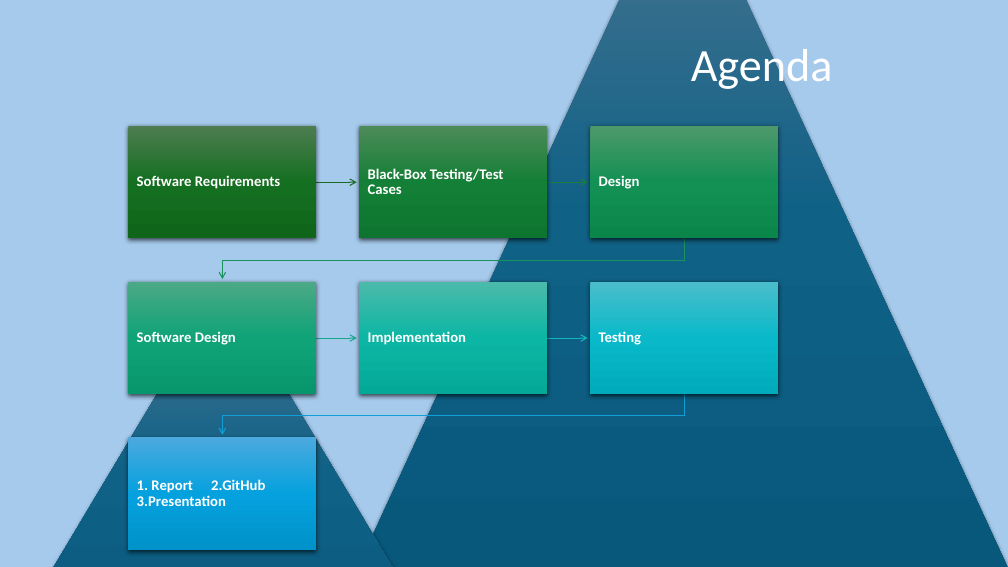
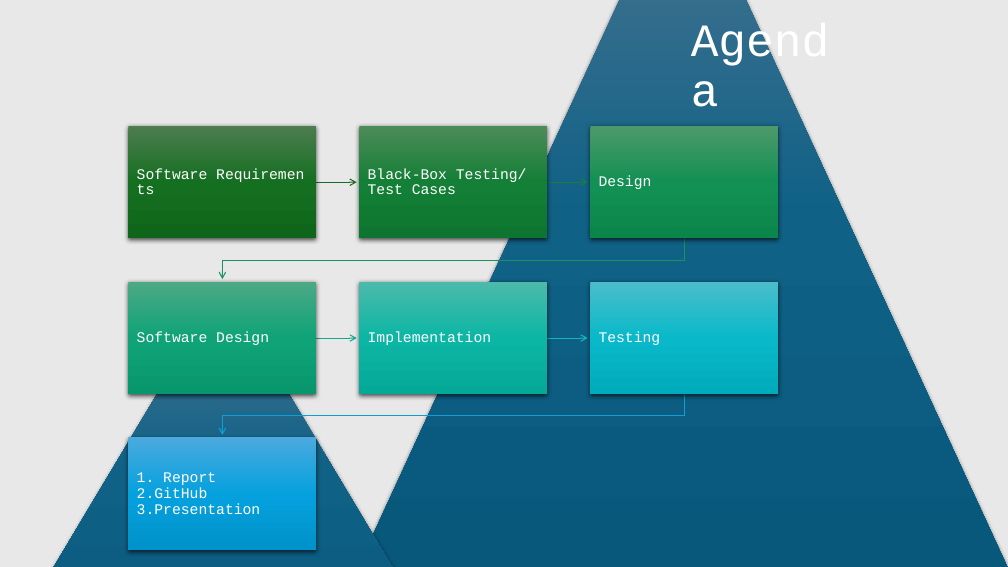
Before and after one commit to aurelienlsn/DIP392, a slide deck: slide 3 of doc/Final Presentation - Project.pptx. Drawn at 1008x567 pixels with LibreOffice and Linux fonts; fonts in the diff are those of the drawing. Boxes give left, top, right and bottom in pixels: in the first picture for what was removed or moved away, otherwise in the second. Text is boxed around its words. In the diff, an @@ line names an element or a change of style, - is before the commit and + after.

```diff
--- a/doc/Final Presentation - Project.pptx
+++ b/doc/Final Presentation - Project.pptx
@@ background #A6CAEC to #E8E8E8 @@
@@ title "Agenda" at (684,11,863,121): font Calibri to Courier New @@
@@ font Calibri to Courier New, bold off in 7 elements at (137,168,208,179), (368,168,527,194), (599,176,652,189), (137,332,269,345), (368,332,492,345), (599,332,661,345), (137,472,261,514) @@
```
Also in this commit, not shown: 7 other slides changed, 3 slides added.
